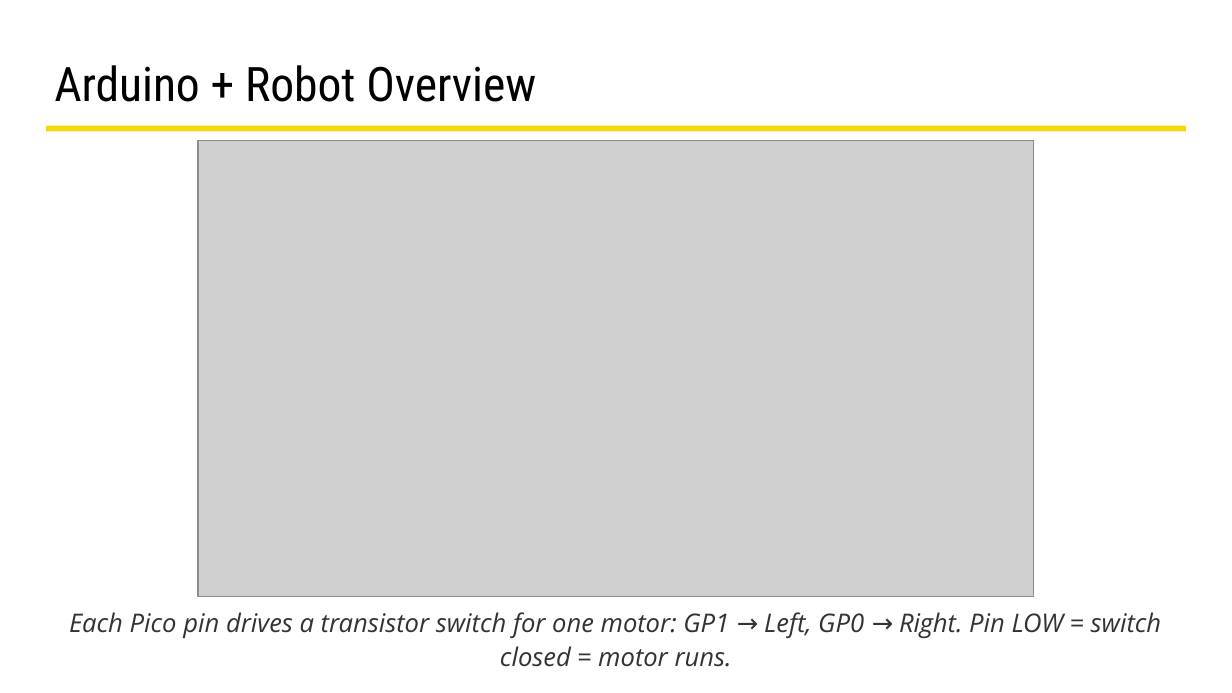
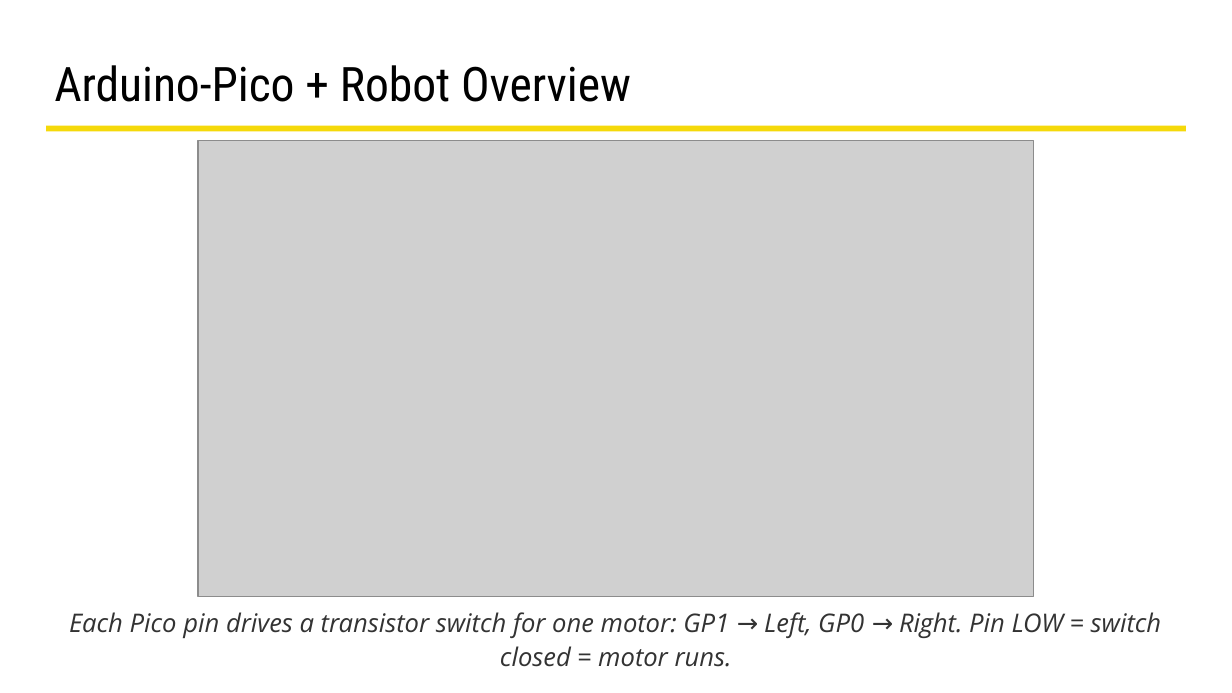
Before and after one commit to PaulBouchier/AIForArduinoRobotCoding, a slide deck: slide 9 of Presentation/PicoAiBotSlides.odp. Drawn at 1232x693 pixels with LibreOffice and Linux fonts; fonts in the diff are those of the drawing; grey boxes stand for pictures. Boxes give left, top, right and bottom in pixels: in the first picture for what was removed or moved away, otherwise in the second. Text is boxed around its words. In the diff, an @@ line names an element or a change of style, - is before the commit and + after.

```diff
--- a/Presentation/PicoAiBotSlides.odp
+++ b/Presentation/PicoAiBotSlides.odp
@@ title at (54,65,631,102): text changed @@
-Arduino + Robot Overview
+Arduino-Pico + Robot Overview
```
Also in this commit, not shown: 1 other file.
